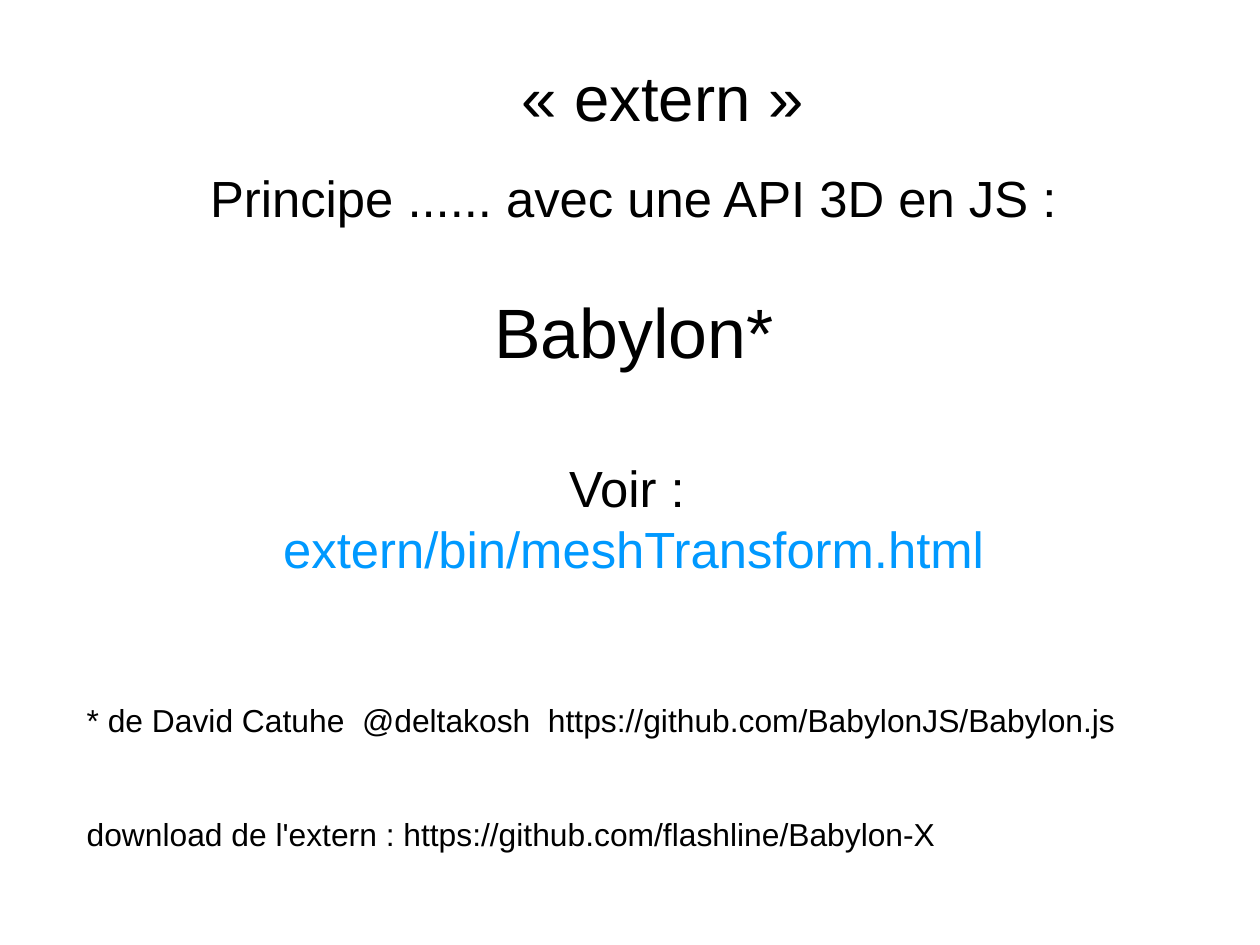
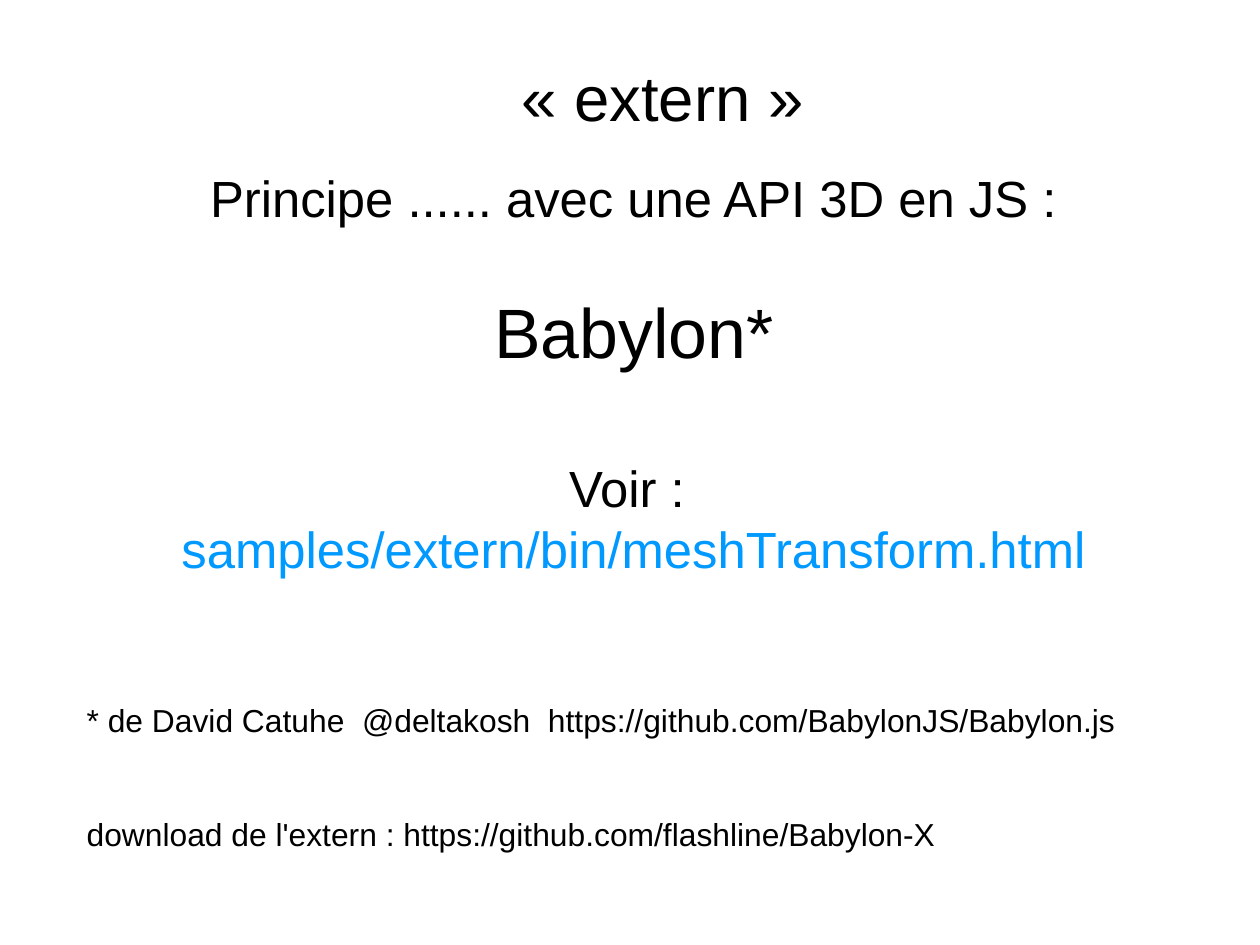
Before and after one commit to flashline/Haxetelier8, a slide deck: slide 11 of odp/haxetelier-8.odp. Drawn at 1260x945 pixels with LibreOffice and Linux fonts; fonts in the diff are those of the drawing. Boxes give left, top, right and bottom in pixels: in the first picture for what was removed or moved away, otherwise in the second. Text is boxed around its words. In the diff, an @@ line names an element or a change of style, - is before the commit and + after.

```diff
--- a/odp/haxetelier-8.odp
+++ b/odp/haxetelier-8.odp
@@ text at (181,531,1085,578): text changed @@
-extern/bin/meshTransform.html
+samples/extern/bin/meshTransform.html
```
Also in this commit, not shown: 1 other slide changed, 1 other file.
